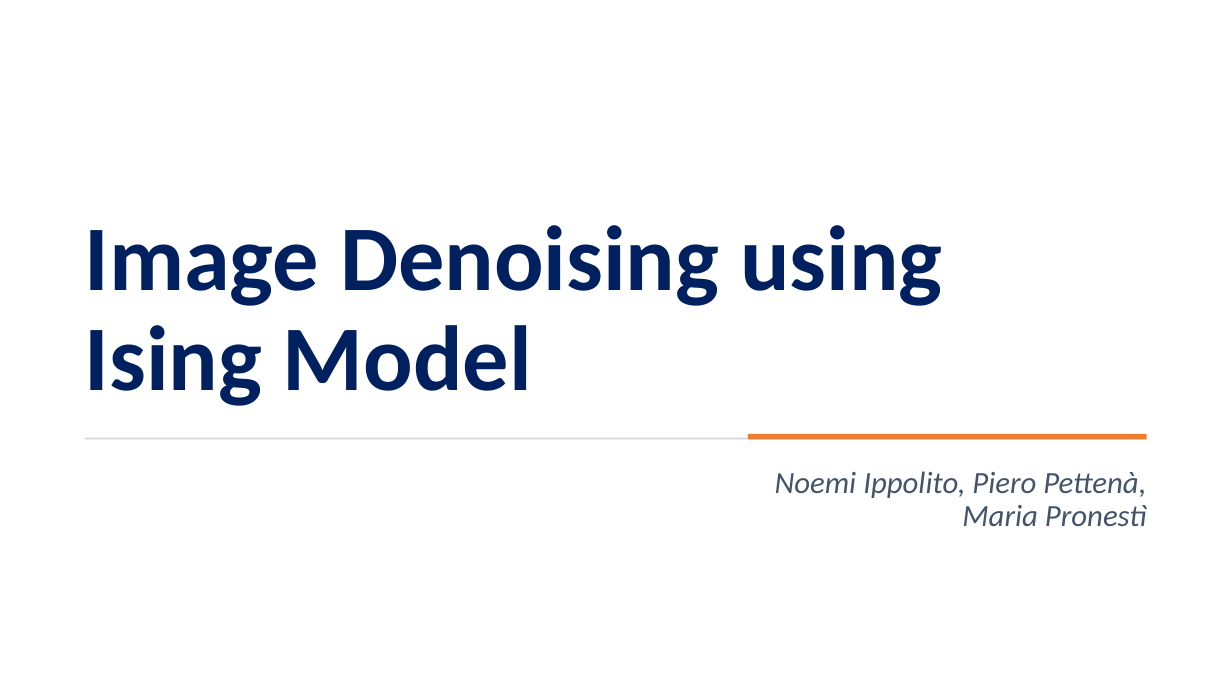
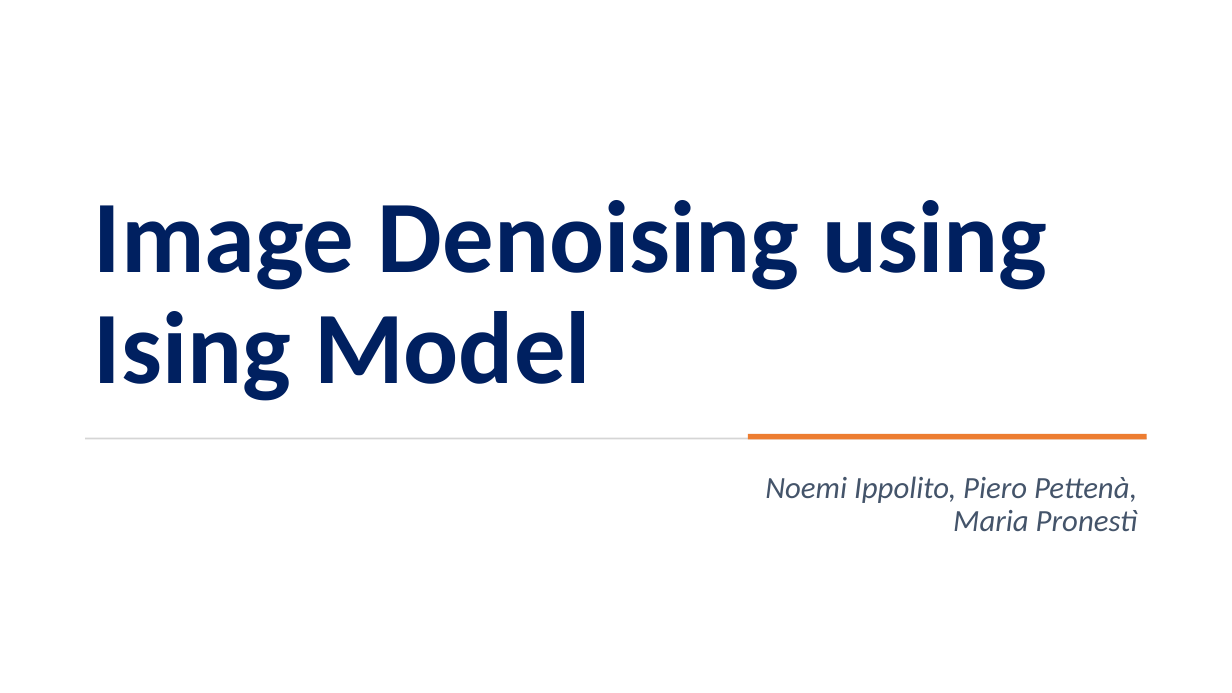
Before and after one commit to pettepiero/Ising-image-denoising, a slide deck: slide 1 of pml.pptm. Drawn at 1232x693 pixels with LibreOffice and Linux fonts; fonts in the diff are those of the drawing. Boxes give left, top, right and bottom in pixels: in the first picture for what was removed or moved away, otherwise in the second. Text is boxed around its words. In the diff, an @@ line names an element or a change of style, - is before the commit and + after.

```diff
--- a/pml.pptm
+++ b/pml.pptm
@@ title "Image Denoising using Ising Model" at box(94, 200, 1047, 401): size 72 to 80 pt @@
@@ subtitle "Noemi Ippolito, Piero Pettenà, Maria ...": place and size @@
-subtitle "Noemi Ippolito, Piero Pettenà, Maria ..." at box(775, 471, 1147, 526)
+subtitle "Noemi Ippolito, Piero Pettenà, Maria ..." at box(765, 476, 1138, 531)
```
Also in this commit, not shown: 5 other slides changed, 11 slides added, 15 slides removed.
